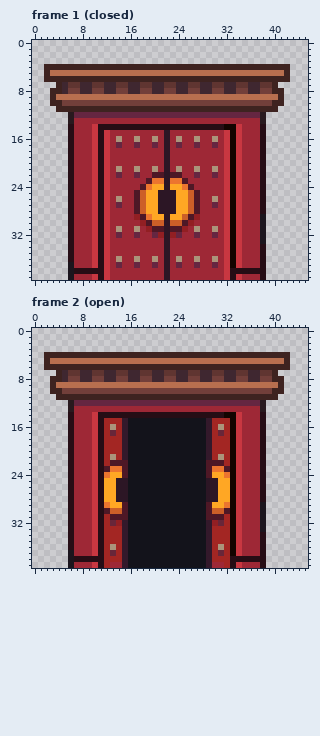
Pixel-art file: assets/art/props/door/world3-door.aseprite. Above: the version before the commit.
46x40 pixels, 2 frames. Shown: frame 1 (closed), frame 2 (open).
And afterwards:
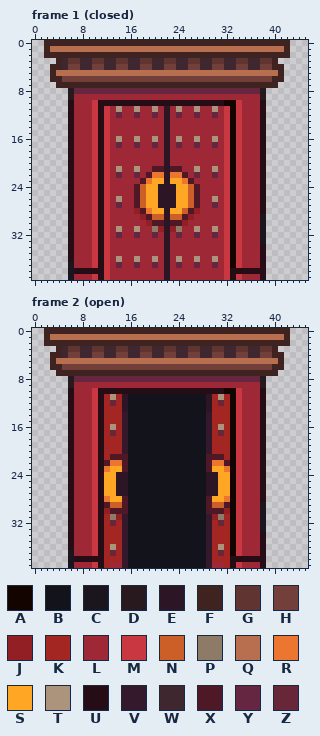
Palette (. is transparent): A #130400  B #13131b  C #1b151d  D #28191e  E #2c1625  F #3e2320  G #603531  H #723f3a  J #921f23  K #a32623  L #9e2836  M #c93741  N #cc5f28  P #8e7b67  Q #b86f4f  R #ec752f  S #ffa724  T #ab947b  U #260d15  V #33192b  W #3f2730  X #4e1826  Y #652641  Z #682639
Commit: feat: added world3 start door and made end door higher
The exact change:
Changed rows in their new state; - is an unchanged pixel.
Frame 1 (closed), layers "lock", "frame", "door":
first column x 2:
 0 FFFFFFFFFFFFFFFFFFFFFFFFFFFFFFFFFFFFFFFFF
 1 FQQQQQQQQQQQQQQQQQQQQQQQQQQQQQQQQQQQQQQQF
 2 FFFFFFFFFFFFFFFFFFFFFFFFFFFFFFFFFFFFFFFFF
 3 --FWGGWWGGWWGGWWGGWWGGWWGGWWGGWWGGWWGGF--
 4 .--WHHWWHHWWHHWWHHWWHHWWHHWWHHWWHHWWHH--.
 5 .F-------------------------------------F.
 6 .--HHHHHHHHHHHHHHHHHHHHHHHHHHHHHHHHHHH--.
 7 ---FFFFFFFFFFFFFFFFFFFFFFFFFFFFFFFFFFF---
 8 -...DYYYYYYYYYYYYYYYYYYYYYYYYYYYYYYYD...-
 9 -...DLLLLLLLLLLLLLLLLLLLLLLLLLLLLLLLD...-
10 -...ULLLMUUUUUUUUUUUUUUUUUUUUUAAMLLLU...-
11 --..ULLLMUMLTLLTLLTLELTLLTLLTLMAMLLLU..--
12 ----ULLLMUML-LL-LL-LEL-LL-LL-LMAMLLLU----
13 ----U---MUM---------E---------MAM---U----
14 ----------MLLLLLLLLLELLLLLLLLLM----------
first column x 17:
21 ---XX-XX---
22 --XRR-RRX--
23 -XRSS-SSRX-
24 XNS-E-E-SNX
first column x 17:
28 JXR-S-S-NXJ
29 LJXNN-NNXJL
30 -LJXX-XXJL-
31 --LPJ-JPL--
32 ----L-L----
Frame 2 (open), layers "lock", "frame", "door":
first column x 2:
 0 FFFFFFFFFFFFFFFFFFFFFFFFFFFFFFFFFFFFFFFFF
 1 FQQQQQQQQQQQQQQQQQQQQQQQQQQQQQQQQQQQQQQQF
 2 FFFFFFFFFFFFFFFFFFFFFFFFFFFFFFFFFFFFFFFFF
 3 --FWGGWWGGWWGGWWGGWWGGWWGGWWGGWWGGWWGGF--
 4 .--WHHWWHHWWHHWWHHWWHHWWHHWWHHWWHHWWHH--.
 5 .F-------------------------------------F.
 6 .--HHHHHHHHHHHHHHHHHHHHHHHHHHHHHHHHHHH--.
 7 ---FFFFFFFFFFFFFFFFFFFFFFFFFFFFFFFFFFF---
 8 -...DYYYYYYYYYYYYYYYYYYYYYYYYYYYYYYYD...-
 9 -...DLLLLLLLLLLLLLLLLLLLLLLLLLLLLLLLD...-
10 -...ULLLMUUUUUUUUUUUUUUUUUUUUUAAMLLLU...-
11 --..ULLLMUKTKEBBBBBBBBBBBBBEKTKAMLLLU..--
12 ----ULLLMUKZKEBBBBBBBBBBBBBEKZKAMLLLU----
13 ----U---MUKKKEBBBBBBBBBBBBBEKKKAM---U----
14 ----------KKKVBBBBBBBBBBBBBVKKK----------
first column x 12:
21 -XXX-------------XXX-
22 XRR---------------RRX
23 RSS---------------SSR
24 S-EE-------------EE-S
first column x 12:
28 R-SX-------------XS-R
29 XNN---------------NNX
30 JXX---------------XXJ
31 -PJV-------------VJP-
32 --K---------------K--
Where, in picture pixels (left, top, right, bottom), the same in both pictures:
changed: (44, 40, 290, 130)
changed: (134, 166, 200, 238)
changed: (44, 328, 290, 418)
changed: (104, 454, 128, 526)
changed: (206, 454, 230, 526)
